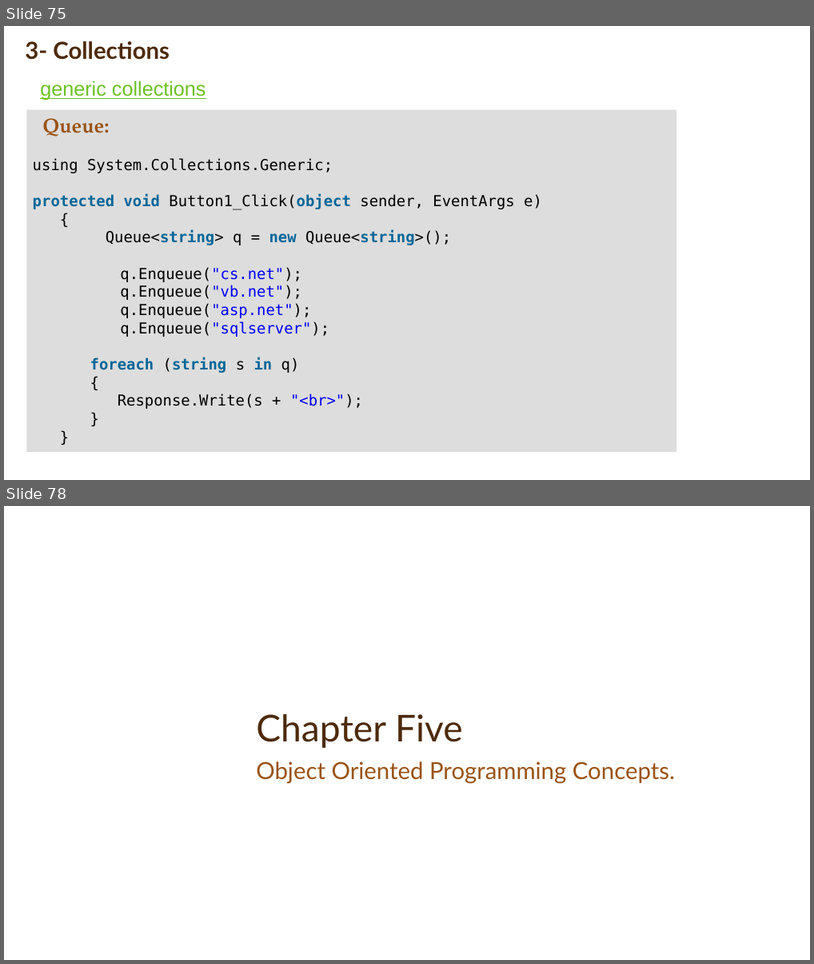
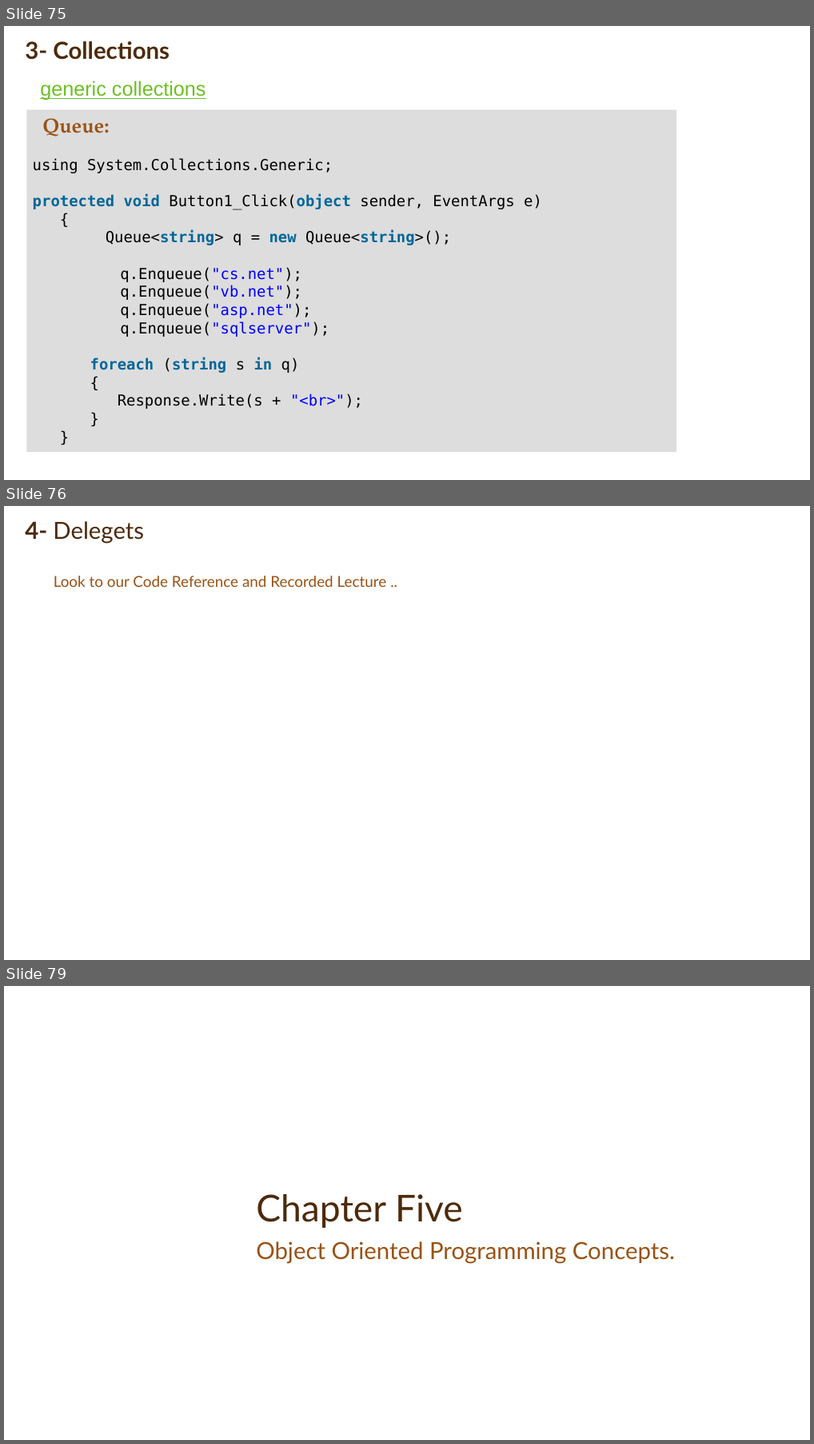
Before and after one commit to MinaAnwerRepo/android, a slide deck: Presentation/CSharpBasics.pptx. Shown one above the other, each under a label of ours: slides 75 and 78 before the commit, slides 75, 76 and 79 after it; the slides between them are not shown. The pictures are 814x964 and 814x1444 pixels, drawn with LibreOffice and Linux fonts; fonts in the diff are those of the drawing; background and template pictures are left out. Boxes give left, top, right and bottom in pixels: in the first picture for what was removed or moved away, otherwise in the second. Text is boxed around its words. In the diff, an @@ line names an element or a change of style, - is before the commit and + after.

```diff
--- a/Presentation/CSharpBasics.pptx
+++ b/Presentation/CSharpBasics.pptx
@@ slide 76 added at (x1=4, y1=506, x2=810, y2=960), background picture (left out) @@
@@ title added at (x1=25, y1=521, x2=144, y2=543), 28 pt, text #4D2A0B @@
+4- Delegets
@@ text added at (x1=54, y1=576, x2=387, y2=587), 18 pt, text #9A5315 @@
+Look to our Code Reference and Recorded Lecture ..
@@ what was slide 78 is now slide 79 @@
```
Also in this commit, not shown: 1 slide changed, 2 other slides added, 2 slides removed, 2 other files.
